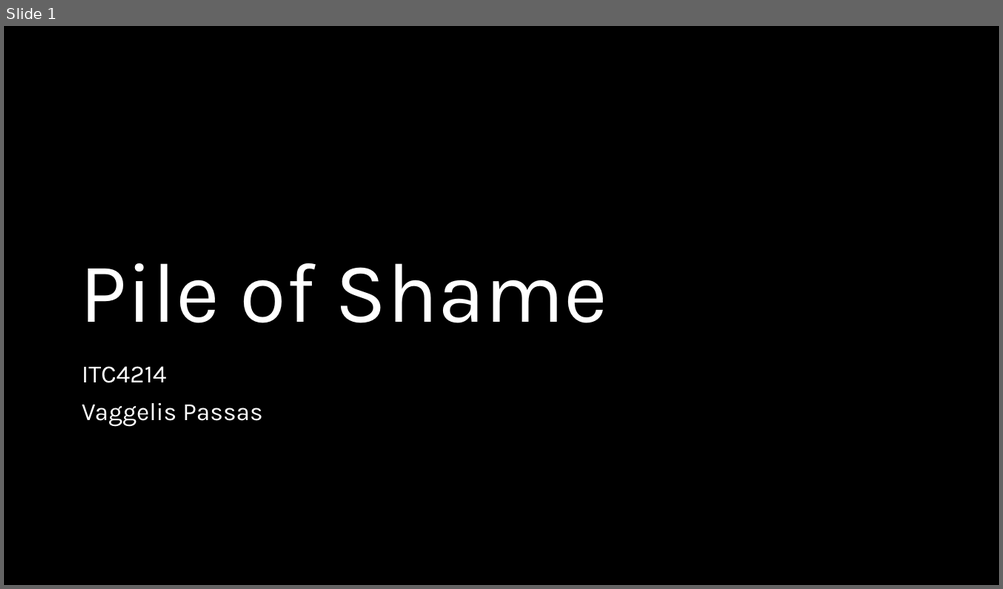
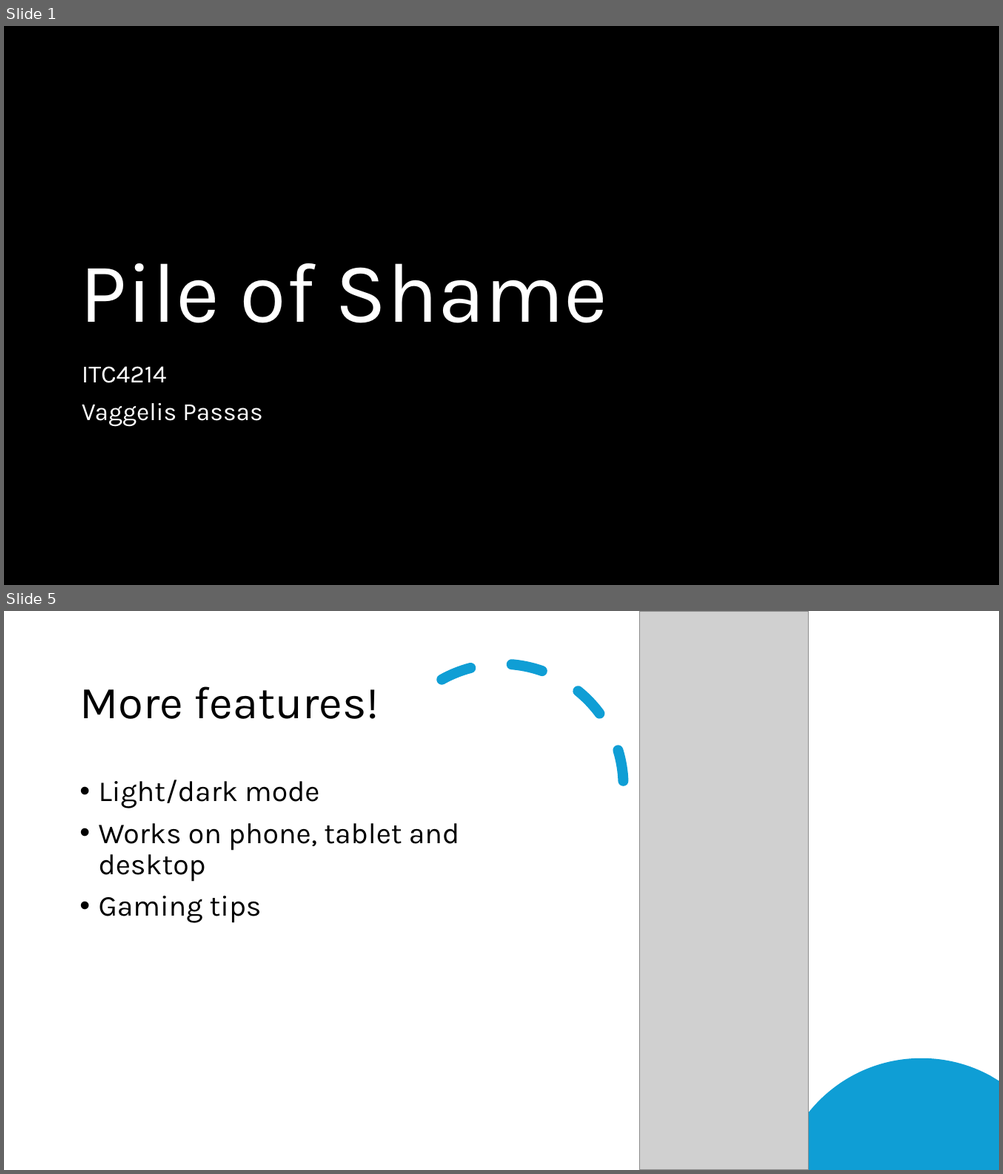
Before and after one commit to VPassas/ITC4214-PileOfShame, a slide deck: PileOfShame-Presentation.pptx. Shown one above the other, each under a label of ours: slide 1 before the commit, slides 1 and 5 after it; the slides between them are not shown. The pictures are 1003x589 and 1003x1174 pixels, drawn with LibreOffice and Linux fonts; fonts in the diff are those of the drawing; grey boxes stand for pictures; background and template pictures are left out; a plain dark background stands for a picture behind light text. Boxes give left, top, right and bottom in pixels: in the first picture for what was removed or moved away, otherwise in the second. Text is boxed around its words. In the diff, an @@ line names an element or a change of style, - is before the commit and + after.

Commit message:
Made table collapse on phones, removed socials from contact, made deal cards clickable and updated report and presentation

```diff
--- a/PileOfShame-Presentation.pptx
+++ b/PileOfShame-Presentation.pptx
@@ slide 5 added at <box>4,611,999,1170</box>, background #FFFFFF @@
@@ picture added at <box>640,611,809,1170</box> @@
@@ arc (boxed as its full ellipse) added at <box>379,664,623,908</box>, outline #0F9ED5 10 pt dashed @@
@@ title added at <box>79,686,379,719</box>, 44 pt, text #000000 @@
+More features!
@@ text added at <box>99,780,459,923</box>, 28 pt, text #000000 @@
+• Light/dark mode
+• Works on phone, tablet and desktop
+• Gaming tips
@@ freeform shape added at <box>781,1059,999,1170</box>, fill #0F9ED5 @@
```
Also in this commit, not shown: 1 slide changed, 4 other slides added, 10 slides removed, 4 other files.
